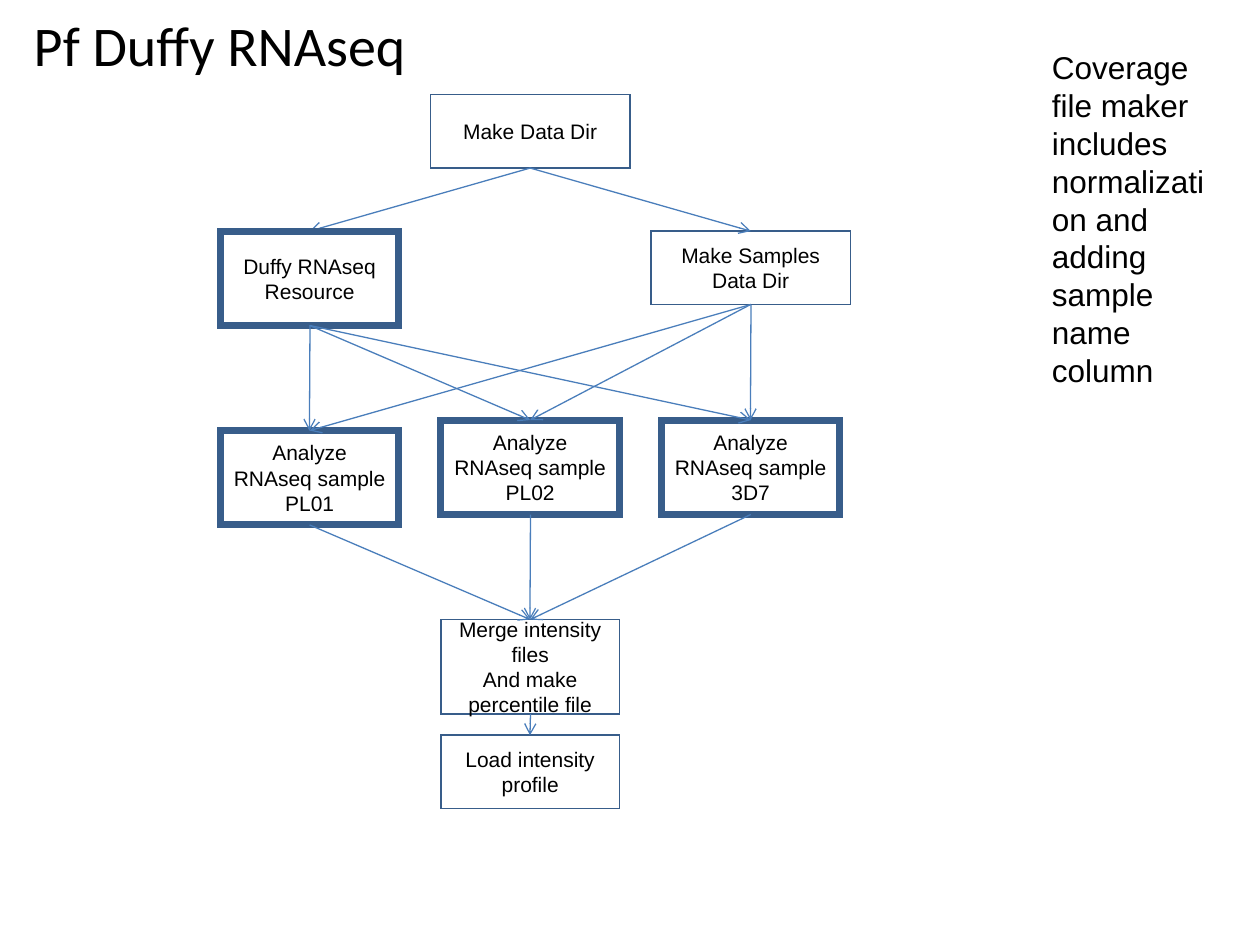
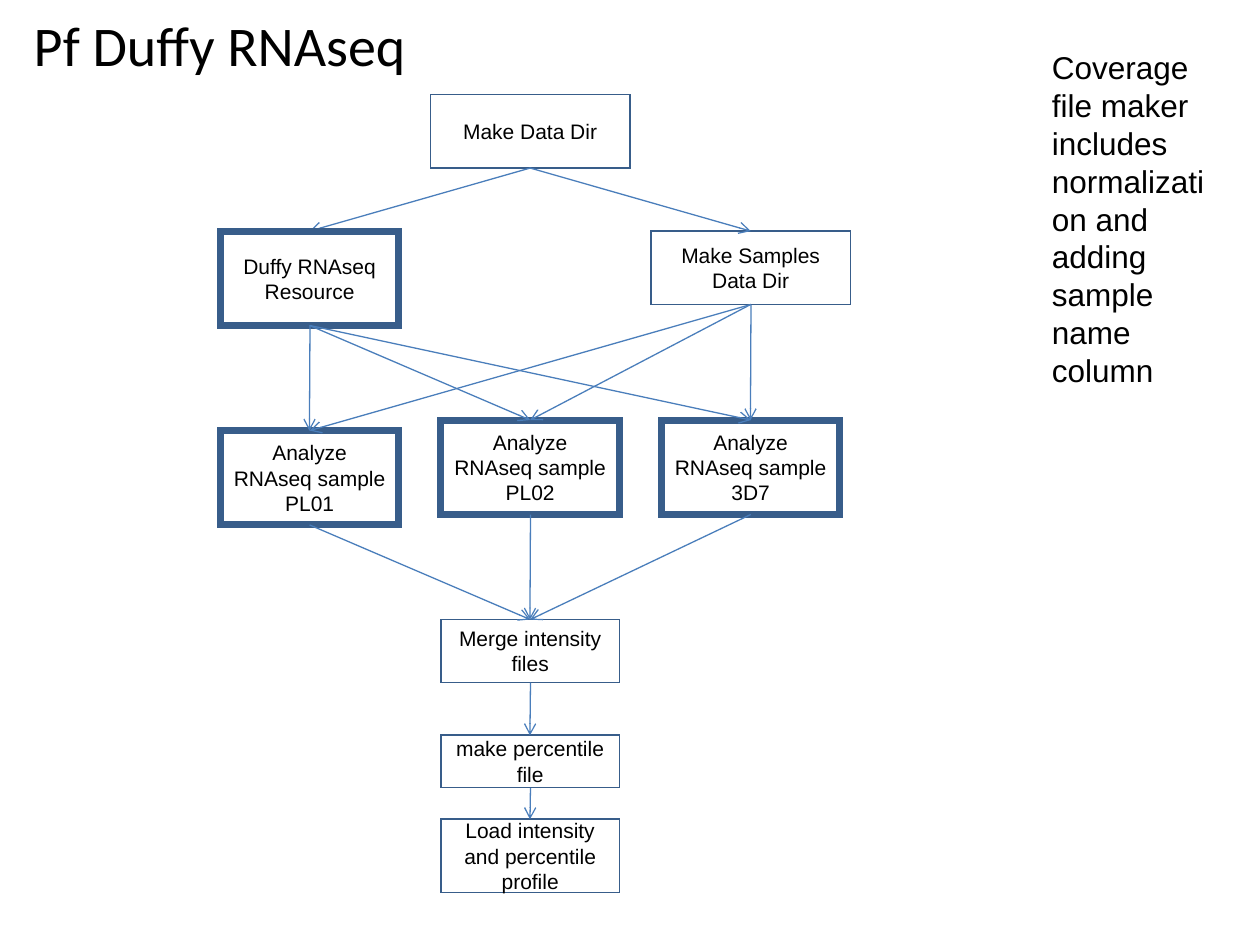
Before and after one commit to VEuPathDB/ApiCommonWorkflow, a slide deck: slide 19 of Main/doc/IntegratedWorkflow.ppt. Drawn at 1260x945 pixels with LibreOffice and Linux fonts; fonts in the diff are those of the drawing. Boxes give left, top, right and bottom in pixels: in the first picture for what was removed or moved away, otherwise in the second. Text is boxed around its words. In the diff, an @@ line names an element or a change of style, - is before the commit and + after.

Commit message:
adjust pfDuffyRnaSeq, split merge Intensity files and generated percentile files.

```diff
--- a/Main/doc/IntegratedWorkflow.ppt
+++ b/Main/doc/IntegratedWorkflow.ppt
@@ rectangle "Merge intensity files": place and size @@
-rectangle "Merge intensity files" at [441,620,620,714]
+rectangle "Merge intensity files" at [441,620,620,683]
@@ text in rectangle at [468,671,592,717]: paragraph removed @@
-And make percentile file
@@ arrow added from (530, 683) to (530, 736), #4A7EBB 0.74 pt @@
@@ rectangle added at [441,735,620,788], outline #385D8A 0.99 pt, 12 pt, text #000000 @@
+make percentile file
@@ arrow moved from (530, 714) - (530, 736) to (530, 788) - (530, 819) @@
@@ rectangle "Load intensity and percentile profile": place and size @@
-rectangle "Load intensity and percentile profile" at [441,735,620,808]
+rectangle "Load intensity and percentile profile" at [441,819,620,892]
@@ text in rectangle at [464,822,596,893]: text changed @@
-Load intensity profile
+Load intensity and percentile profile
```
